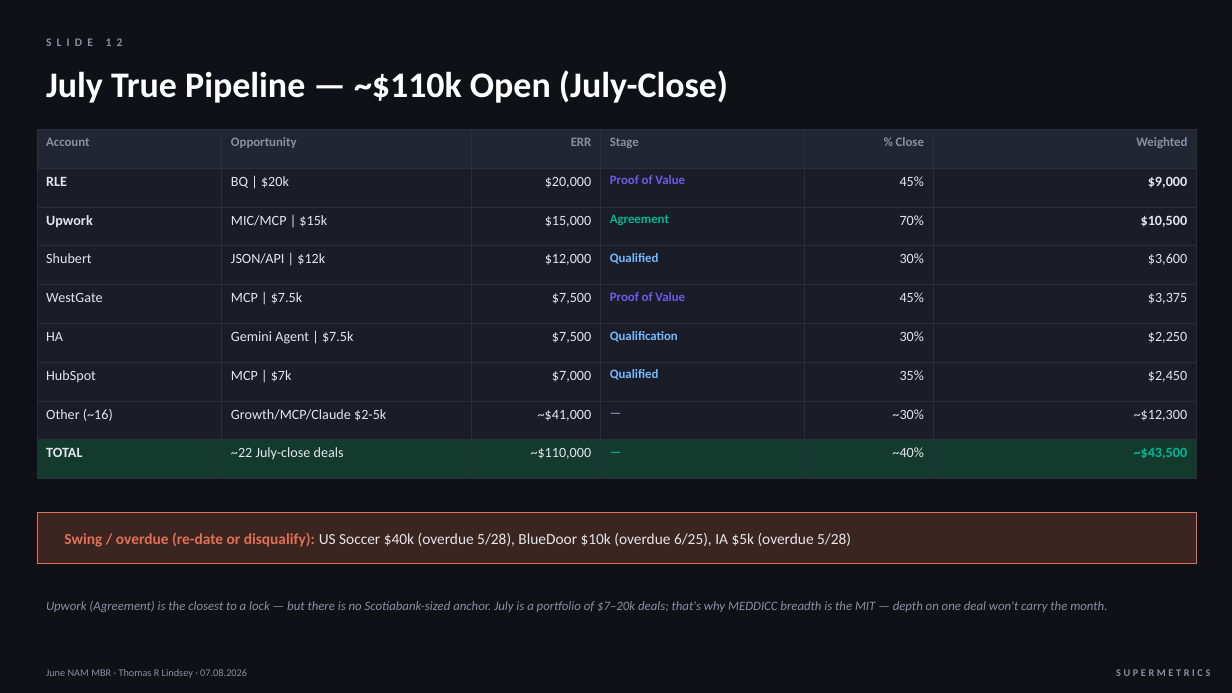
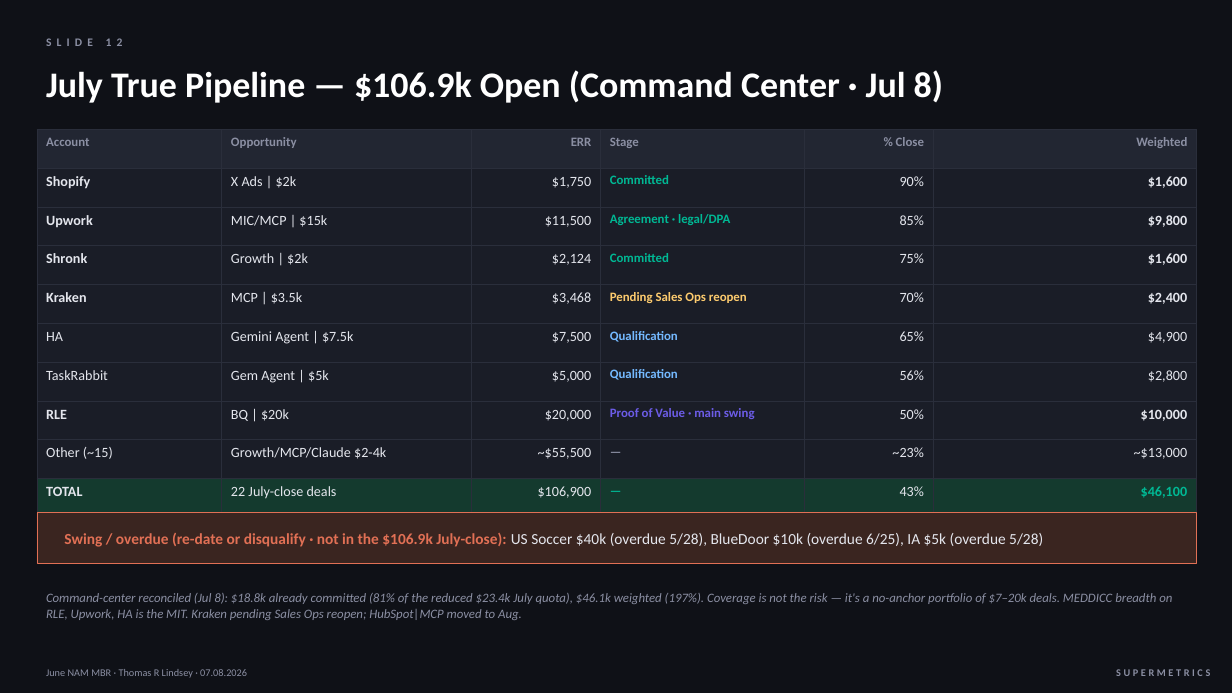
Before and after one commit to thommi2phones/Sales-Coach, a slide deck: slide 13 of June_2026_NAM_MBR.pptx. Drawn at 1232x693 pixels with LibreOffice and Linux fonts; fonts in the diff are those of the drawing. Boxes give left, top, right and bottom in pixels: in the first picture for what was removed or moved away, otherwise in the second. Text is boxed around its words. In the diff, an @@ line names an element or a change of style, - is before the commit and + after.

```diff
--- a/June_2026_NAM_MBR.pptx
+++ b/June_2026_NAM_MBR.pptx
@@ text at (46,70,943,103): text changed @@
-July True Pipeline — ~$110k Open (July-Close)
+July True Pipeline — $106.9k Open (Command Center · Jul 8)
@@ table at (37,129,1197,503) @@
-row 2: RLE | BQ | $20k | $20,000 | Proof of Value | 45% | $9,000
-row 3: Upwork | MIC/MCP | $15k | $15,000 | Agreement | 70% | $10,500
-row 4: Shubert | JSON/API | $12k | $12,000 | Qualified | 30% | $3,600
-row 5: WestGate | MCP | $7.5k | $7,500 | Proof of Value | 45% | $3,375
-row 6: HA | Gemini Agent | $7.5k | $7,500 | Qualification | 30% | $2,250
-row 7: HubSpot | MCP | $7k | $7,000 | Qualified | 35% | $2,450
-row 8: Other (~16) | Growth/MCP/Claude $2-5k | ~$41,000 | — | ~30% | ~$12,300
-row 9: TOTAL | ~22 July-close deals | ~$110,000 | — | ~40% | ~$43,500
+row 2: Shopify | X Ads | $2k | $1,750 | Committed | 90% | $1,600
+row 3: Upwork | MIC/MCP | $15k | $11,500 | Agreement · legal/DPA | 85% | $9,800
+row 4: Shronk | Growth | $2k | $2,124 | Committed | 75% | $1,600
+row 5: Kraken | MCP | $3.5k | $3,468 | Pending Sales Ops reopen | 70% | $2,400
+row 6: HA | Gemini Agent | $7.5k | $7,500 | Qualification | 65% | $4,900
+row 7: TaskRabbit | Gem Agent | $5k | $5,000 | Qualification | 56% | $2,800
+row 8: RLE | BQ | $20k | $20,000 | Proof of Value · main swing | 50% | $10,000
+row 9: Other (~15) | Growth/MCP/Claude $2-4k | ~$55,500 | — | ~23% | ~$13,000
+row 10: TOTAL | 22 July-close deals | $106,900 | — | 43% | $46,100
@@ text at (64,533,1043,547): text changed @@
-Swing / overdue (re-date or disqualify): US Soccer $40k (overdue 5/28), BlueDoor $10k (overdue 6/25), IA $5k (overdue 5/28)
+Swing / overdue (re-date or disqualify · not in the $106.9k July-close): US Soccer $40k (overdue 5/28), BlueDoor $10k (overdue 6/25), IA $5k (overdue 5/28)
@@ text at (46,593,1172,620): text changed @@
-Upwork (Agreement) is the closest to a lock — but there is no Scotiabank-sized anchor. July is a portfolio of $7–20k deals; that's why MEDDICC breadth is the MIT — depth on one deal won't carry the month.
+Command-center reconciled (Jul 8): $18.8k already committed (81% of the reduced $23.4k July quota), $46.1k weighted (197%). Coverage is not the risk — it's a no-anchor portfolio of $7–20k deals. MEDDICC breadth on RLE, Upwork, HA is the MIT. Kraken pending Sales Ops reopen; HubSpot|MCP moved to Aug.
```
Also in this commit, not shown: 2 other slides changed, 5 other files.
